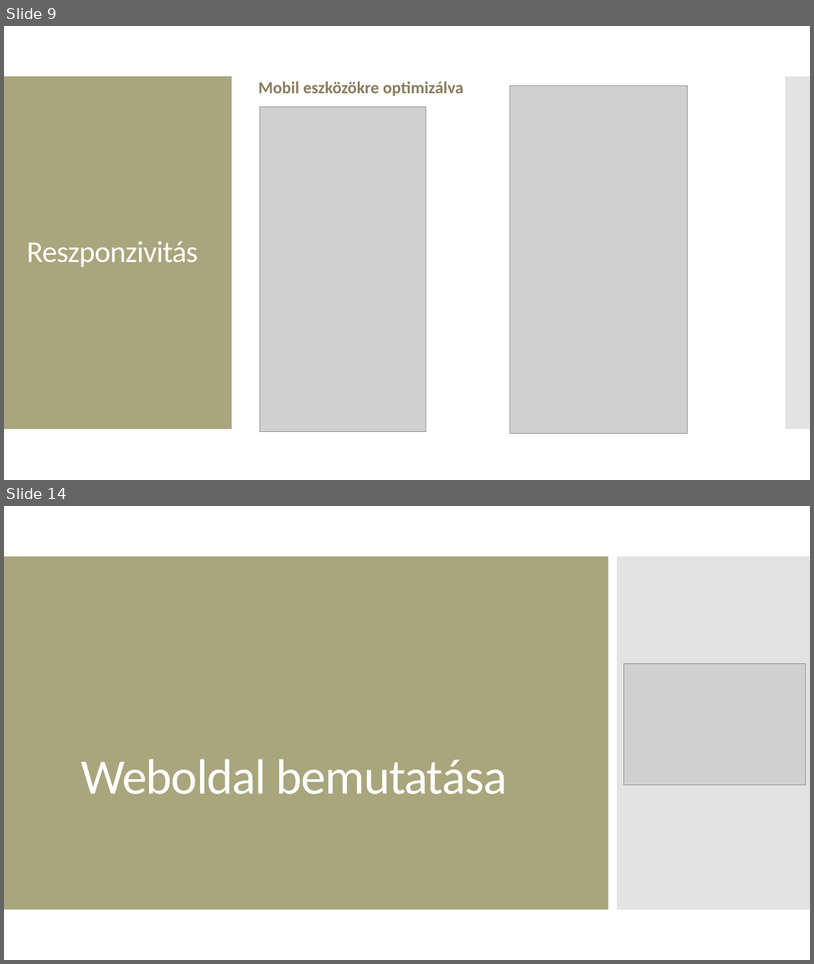
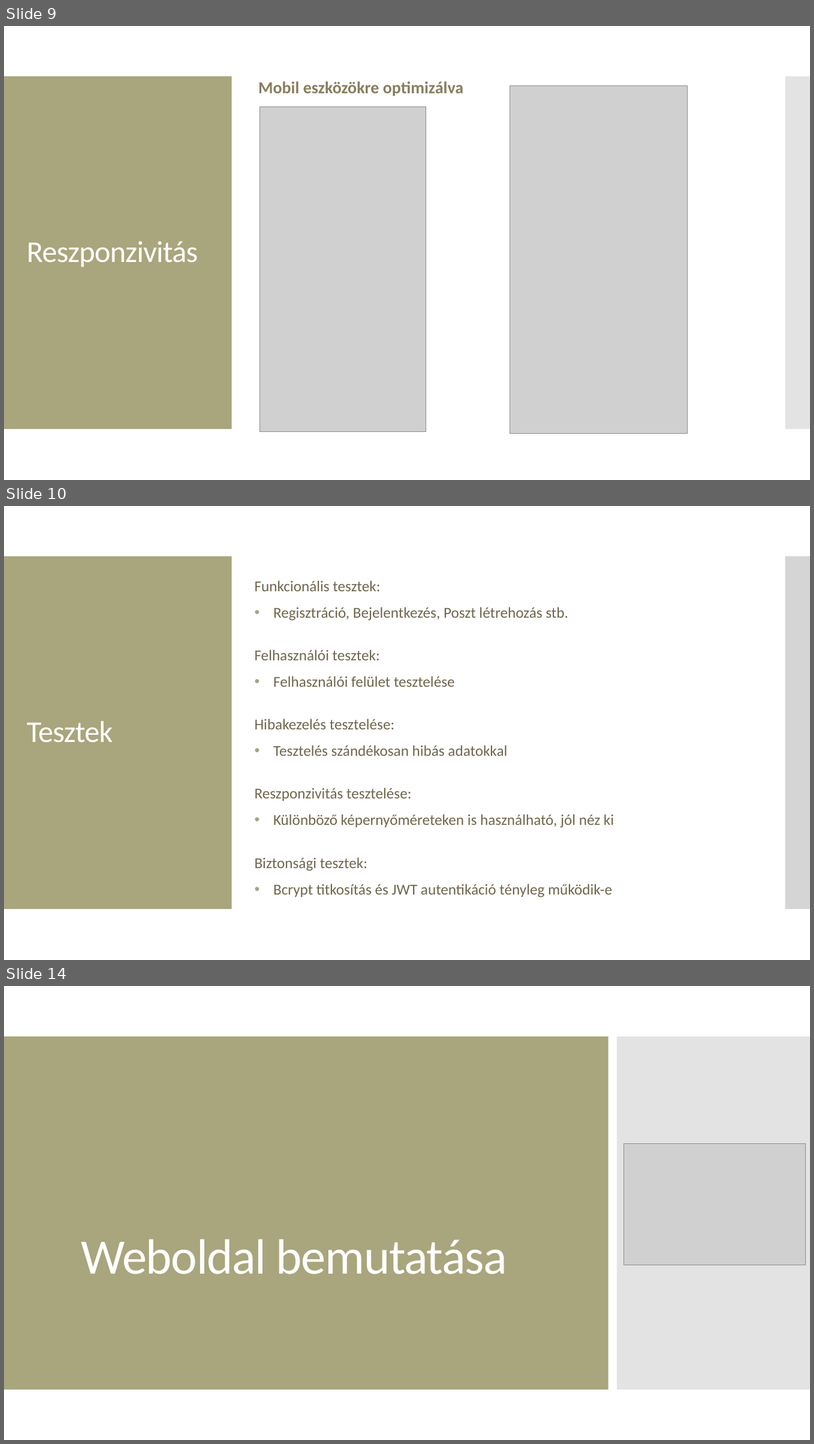
Before and after one commit to ramhap00/ramhapgergo, a slide deck: prezentáció.pptx. Shown one above the other, each under a label of ours: slides 9 and 14 before the commit, slides 9, 10 and 14 after it; the slides between them are not shown. The pictures are 814x964 and 814x1444 pixels, drawn with LibreOffice and Linux fonts; fonts in the diff are those of the drawing; grey boxes stand for pictures. Boxes give left, top, right and bottom in pixels: in the first picture for what was removed or moved away, otherwise in the second. Text is boxed around its words. In the diff, an @@ line names an element or a change of style, - is before the commit and + after.

```diff
--- a/prezentáció.pptx
+++ b/prezentáció.pptx
@@ slide 10 added at <box>4,506,810,960</box>, background #FFFFFF; not listed: 1 template element that a slide beside it also shows @@
@@ rectangle added at <box>4,556,232,909</box>, fill #A9A57C @@
@@ rectangle added at <box>786,556,810,909</box>, fill #C8C8C8 at 50% opacity @@
@@ text added at <box>255,580,614,897</box>, 18 pt, text #6F664C @@
+Funkcionális tesztek:
+• Regisztráció, Bejelentkezés, Poszt létrehozás stb.
+Felhasználói tesztek:
+• Felhasználói felület tesztelése
+Hibakezelés tesztelése:
+• Tesztelés szándékosan hibás adatokkal
+Reszponzivitás tesztelése:
+• Különböző képernyőméreteken is használható, jól néz ki
+Biztonsági tesztek:
+• Bcrypt titkosítás és JWT autentikáció tényleg működik-e
@@ title added at <box>27,721,113,742</box>, 36 pt, text #FFFFFF @@
+Tesztek
```
Also in this commit, not shown: 3 slides changed, 1 slide removed.
